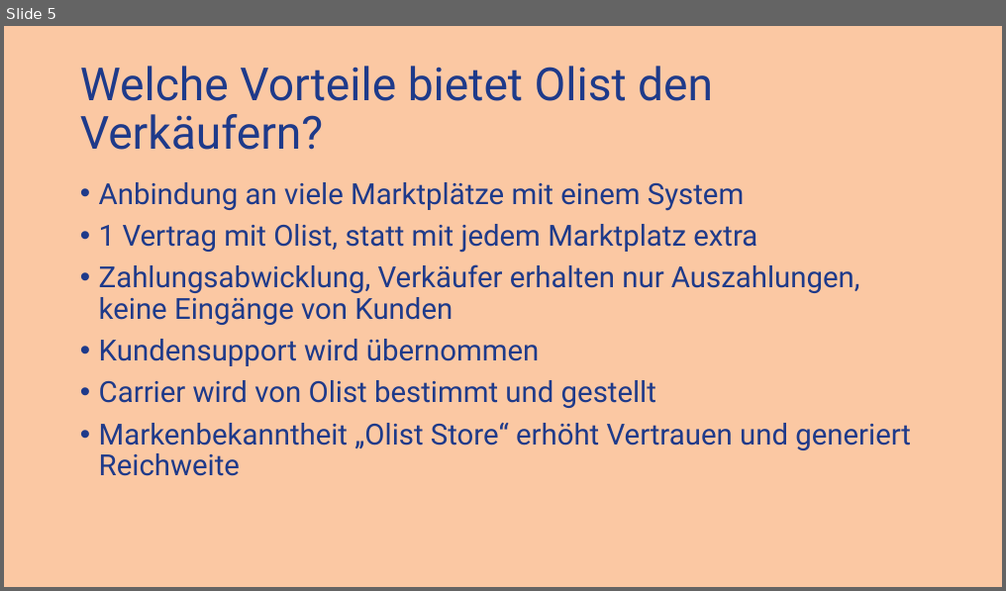
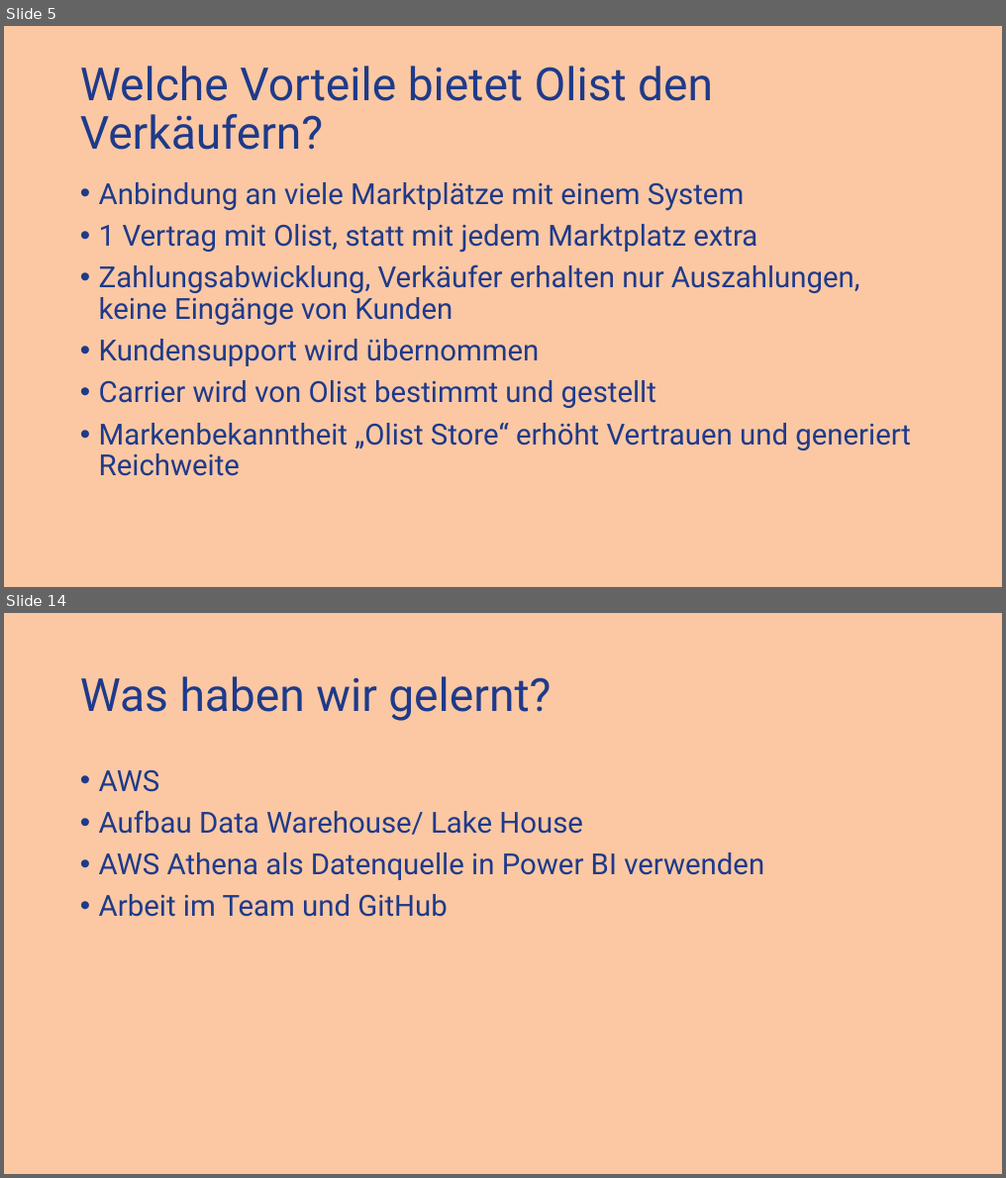
Before and after one commit to dtyrna/olist-marketplace-analysis, a slide deck: docs/Olist-Ecommerce.pptx. Shown one above the other, each under a label of ours: slide 5 before the commit, slides 5 and 14 after it; the slides between them are not shown. The pictures are 1006x591 and 1006x1178 pixels, drawn with LibreOffice and Linux fonts; fonts in the diff are those of the drawing. Boxes give left, top, right and bottom in pixels: in the first picture for what was removed or moved away, otherwise in the second. Text is boxed around its words. In the diff, an @@ line names an element or a change of style, - is before the commit and + after.

Commit message:
first draft Power Point

```diff
--- a/docs/Olist-Ecommerce.pptx
+++ b/docs/Olist-Ecommerce.pptx
@@ slide 14 added at [4, 613, 1002, 1174], background #FBC8A3 @@
@@ title added at [80, 676, 550, 721], 44 pt, text #1E3A8A @@
+Was haben wir gelernt?
@@ text added at [99, 770, 764, 917], 28 pt, text #1E3A8A @@
+• AWS
+• Aufbau Data Warehouse/ Lake House
+• AWS Athena als Datenquelle in Power BI verwenden
+• Arbeit im Team und GitHub
```
Also in this commit, not shown: 3 slides changed, 10 other slides added.
